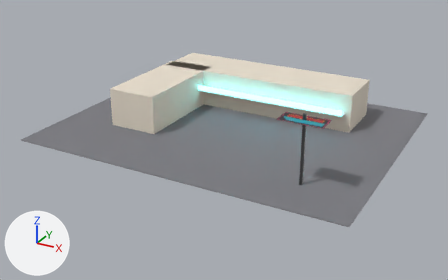
Renders of the glTF model assets/landmarks/crossroads_motel.glb from each side of a commit.
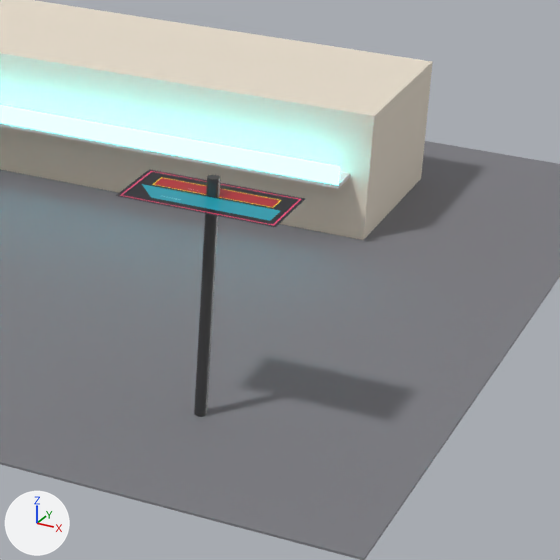
There are two pictures of each version: one whole from a 50 mm lens placed at (48.1, -91.3, 42.5), pointed at (-0.2, -3.6, -1.4), one close up on the part from 54% to 91% of the width and 22% to 81% of the height. Every picture has the same lights, and +X, +Y and +Z are marked at lower left. The first two pictures are the older version. Objects named as collision shapes, trigger or cutter boxes, shadow casters or lower levels of detail are left out. Where no turn or scale is listed for an object, it has been applied to the vertices.

Names of what the first close-up shows: 'Crossroads_Motel_back_wing', 'Crossroads_Motel_balcony_back', 'Crossroads_Motel_lot', 'Crossroads_Motel_railing_back', 'Crossroads_Motel_sign_face', 'Crossroads_Motel_sign_post'.
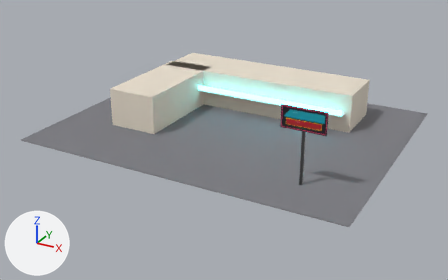
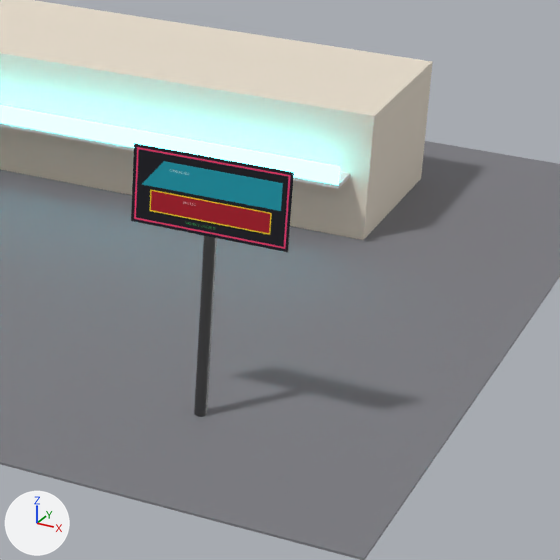
Patch to the scene script:
```diff
--- a/assets/landmarks/crossroads_motel.glb.py
+++ b/assets/landmarks/crossroads_motel.glb.py
@@ ob_crossroads_motel_sign_face @@
 ob_crossroads_motel_sign_face.location = (19.0, -15.28, 10.2)
-ob_crossroads_motel_sign_face.rotation_euler = (1.571, 0.0, 0.0)  # degrees (90, 0, 0)
```

Where the change shows, as pixel boxes (x1, y1, x2, y2) in the close-ups (560 x 560 px):
'Crossroads_Motel_sign_face', turned: before (116, 169, 305, 227); after (131, 143, 294, 252)
